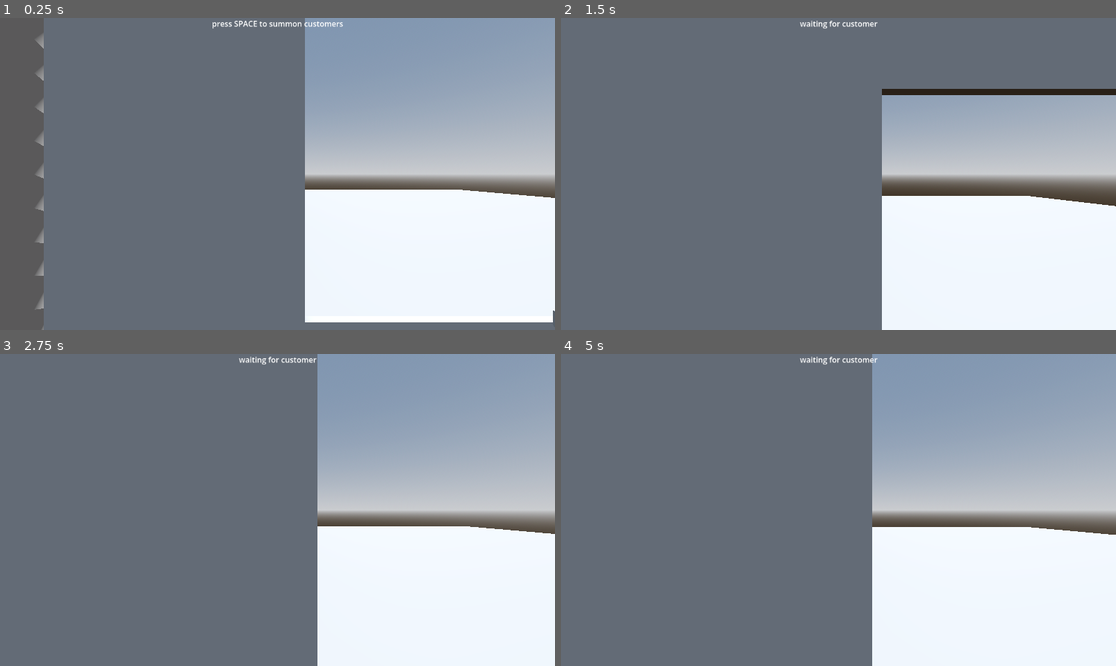
Above: before the commit, frames 1-4 (two rows, left to right).
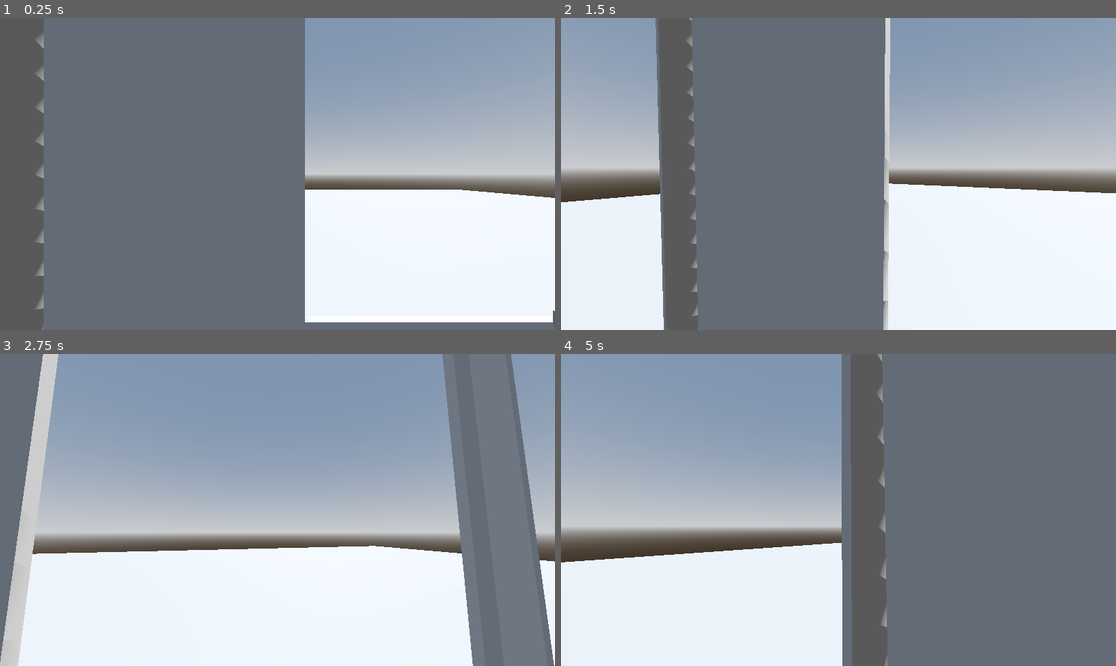
Above: after the commit, the same moments.

Repository: nidofir/ThePerfectPump
Game: Godot game, scene res://Scenes/Test3D.tscn
The game is run twice, just before and just after one commit, with the same random seed, the same clock (stepped at 60 frames per second) and the same inputs. This scene is started directly instead of the project's main scene.
Inputs (mouse positions are in pixels of both pictures, inside the frame that each line leads up to):
- Up to frame 1 (0.25 s): no input
- Up to frame 2 (1.5 s): tap Space at 0.5 s; move the mouse to (866, 174) at 0.52 s; hold Enter (ui_accept) 0.53-1.28 s; hold W (forward) from 0.53 s (still down); move the mouse to (810, 174) at 1.27 s; tap Enter (ui_accept) at 1.35 s
- Up to frame 3 (2.75 s): keep holding W (forward); tap Enter (ui_accept) at 1.52, 1.82 s; move the mouse to (288, 503) at 2.02 s; hold Enter (ui_accept) from 2.03 s (still down)
- Up to frame 4 (5 s): keep holding W (forward); move the mouse to (832, 516) at 2.77 s; release Enter (ui_accept) at 2.78 s; tap Enter (ui_accept) at 2.85, 3.02, 3.32, 4.35, 4.52, 4.82 s; move the mouse to (877, 513) at 3.52 s; hold Enter (ui_accept) 3.53-4.28 s; move the mouse to (794, 506) at 4.27 s

The runs differ from the first frame. In frame 1, 0.2% of the frame differs, in the area x 38-62%, y 0-4%; in frame 2, 38%; in frame 3, 70%; in frame 4, 98%, in the area x 0-100%, y 0-100%.

Commit message:
player update, moved PumpEvent to 3D level
added physics interpolation to player, removed jump from player controls, removed pump minigame from kiosk layout and added to 3D level to allow continued testing and experimenting in test level

Diff:
--- a/the-perfect-pump/Scenes/3D Level.tscn
+++ b/the-perfect-pump/Scenes/3D Level.tscn
@@ -1,6 +1,7 @@
 [gd_scene format=3 uid="uid://djysmynneeyi4"]
 
 [ext_resource type="PackedScene" uid="uid://xkvxxgmesdxy" path="res://Scenes/player.tscn" id="1_e377s"]
+[ext_resource type="PackedScene" uid="uid://dmwj4uuhehsnx" path="res://Scenes/PumpEvent.tscn" id="2_ctvxe"]
 
 [sub_resource type="ProceduralSkyMaterial" id="ProceduralSkyMaterial_e377s"]
 sky_horizon_color = Color(0.66224277, 0.6717428, 0.6867428, 1)
@@ -30,3 +31,5 @@
 [node name="CSGBox3D" type="CSGBox3D" parent="." unique_id=1985864553]
 transform = Transform3D(32.850574, 0, 0, 0, 1, 0, 0, 0, 32.850574, 0, 0, 0)
 use_collision = true
+
+[node name="PumpEvent" parent="." unique_id=482036581 instance=ExtResource("2_ctvxe")]
--- a/the-perfect-pump/Scenes/Test3D.tscn
+++ b/the-perfect-pump/Scenes/Test3D.tscn
@@ -9,7 +9,6 @@
 [ext_resource type="ArrayMesh" uid="uid://drcicwdgipd6u" path="res://Assets/3Dassets/buttonPanel.obj" id="7_jtqq5"]
 [ext_resource type="ArrayMesh" uid="uid://d3d3re6h33owu" path="res://Assets/3Dassets/button.obj" id="8_te1fr"]
 [ext_resource type="PackedScene" uid="uid://dwwiwfw6ycyph" path="res://Scenes/car.tscn" id="9_uokf8"]
-[ext_resource type="PackedScene" uid="uid://dmwj4uuhehsnx" path="res://Scenes/PumpEvent.tscn" id="10_lmkc4"]
 
 [sub_resource type="ProceduralSkyMaterial" id="ProceduralSkyMaterial_e377s"]
 sky_horizon_color = Color(0.66224277, 0.6717428, 0.6867428, 1)
@@ -98,8 +97,3 @@
 
 [node name="Car" parent="." unique_id=2113207317 instance=ExtResource("9_uokf8")]
 transform = Transform3D(1, 0, 0, 0, 1, 0, 0, 0, 1, 3.7288914, 0.52610254, 5.304426)
-
-[node name="PumpEvent" parent="." unique_id=482036581 instance=ExtResource("10_lmkc4")]
-process_mode = 1
-process_priority = 1
-follow_viewport_enabled = true
--- a/the-perfect-pump/Scenes/player.tscn
+++ b/the-perfect-pump/Scenes/player.tscn
@@ -8,6 +8,7 @@
 points = PackedVector3Array(-0.12520654, -0.532801, -0.4805069, 0.022783129, 0.4760704, 0.49888408, 0.16971254, 0.55914 …(1084 unchanged characters)…
 
 [node name="Player" type="CharacterBody3D" unique_id=500545197]
+physics_interpolation_mode = 1
 script = ExtResource("1_v0iea")
 
 [node name="MeshInstance3D" type="MeshInstance3D" parent="." unique_id=1211680036]
--- a/the-perfect-pump/Scripts/player.gd
+++ b/the-perfect-pump/Scripts/player.gd
@@ -2,11 +2,11 @@
 
 
 const SPEED = 5.0
-const JUMP_VELOCITY = 4.5
+#const JUMP_VELOCITY = 4.5
 const SENSITIVITY = 0.01
-const BOB_FREQ=2.0
-const BOB_AMP=0.08
-var t_bob=0.0
+#const BOB_FREQ=2.0
+#const BOB_AMP=0.08
+#var t_bob=0.0
 
 
 var gravity = 9.8
@@ -37,8 +37,8 @@
 		velocity.y -= gravity * delta
 
 	# Handle jump.
-	if Input.is_action_just_pressed("ui_accept") and is_on_floor():
-		velocity.y = JUMP_VELOCITY
+	#if Input.is_action_just_pressed("ui_accept") and is_on_floor():
+#		velocity.y = JUMP_VELOCITY
 
 	# Get the input direction and handle the movement/deceleration.
 	# As good practice, you should replace UI actions with custom gameplay actions.
@@ -51,7 +51,7 @@
 		velocity.x = 0.0
 		velocity.z = 0.0
 
-	t_bob+= delta * velocity.length()*float(is_on_floor())
-	player_camera.transform
+	#t_bob+= delta * velocity.length()*float(is_on_floor())
+	#player_camera.transform
 
 	move_and_slide()
